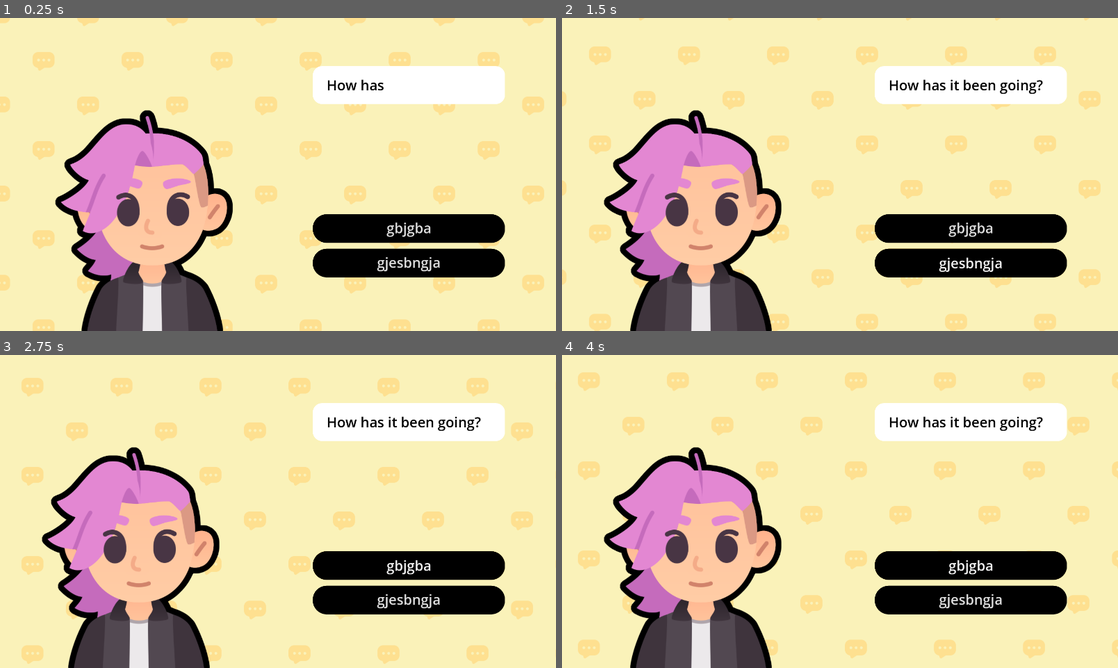
Above: before the commit, frames 1-4 (two rows, left to right).
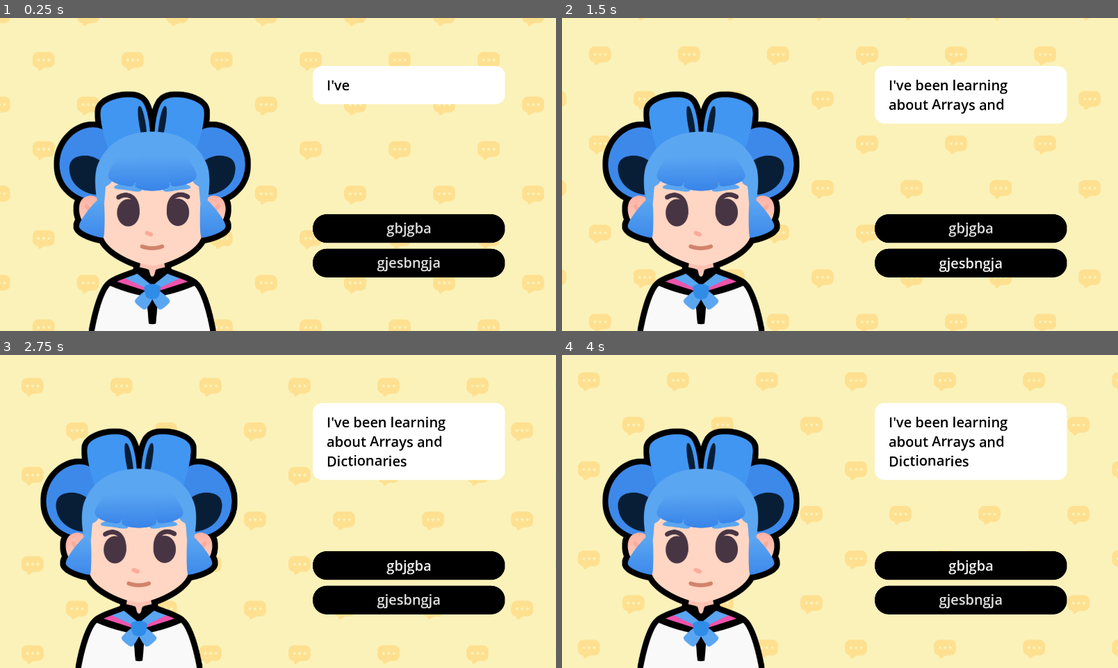
Above: after the commit, the same moments.

Repository: keliang5/2d-GameDev-Course
Game: Godot game, scene res://lessons/dialogue.tscn
Two runs of this game, one before a commit and one after it. Both use one fixed random seed, a clock stepped at 60 frames per second and the inputs below. Sound files missing from this copy of the repository are replaced by a short silence.
Inputs:
- Up to frame 1 (0.25 s): no input
- Up to frame 2 (1.5 s): click "gbjgba" at 0.5 s; click "gjesbngja" at 1.25 s
- Up to frame 3 (2.75 s): click "gbjgba" at 2 s
- Up to frame 4 (4 s): click "gjesbngja" at 2.75 s; click "gbjgba" at 3.5 s

The runs differ from the first frame. In frame 1, 19% of the frame differs, in the area x 9-69%, y 19-100%; in frame 2, 22%; in frame 3, 24%, in the area x 7-91%, y 19-100%; in frame 4, 24%.

Commit message:
M8 L3 Complete P2

Diff:
--- a/M08.start_a_dialog_workbook/lessons/dialogue.gd
+++ b/M08.start_a_dialog_workbook/lessons/dialogue.gd
@@ -67,7 +67,7 @@
 
 
 func _ready() -> void:
-	show_text(1)
+	show_text(0)
 
 
 
